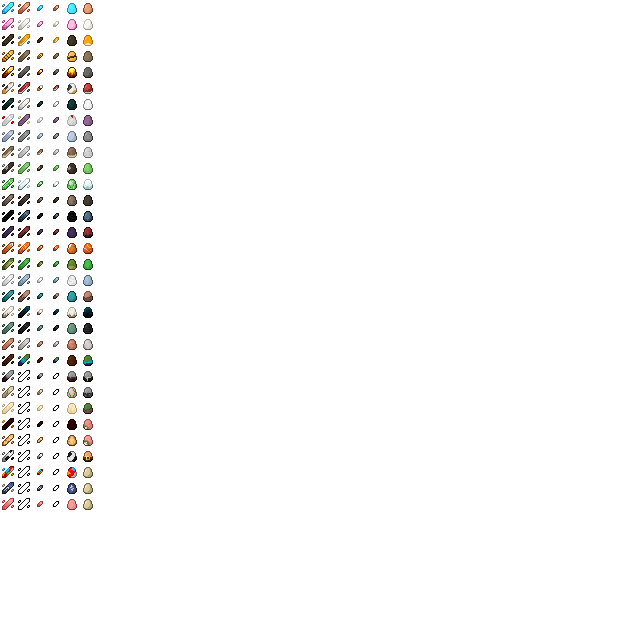
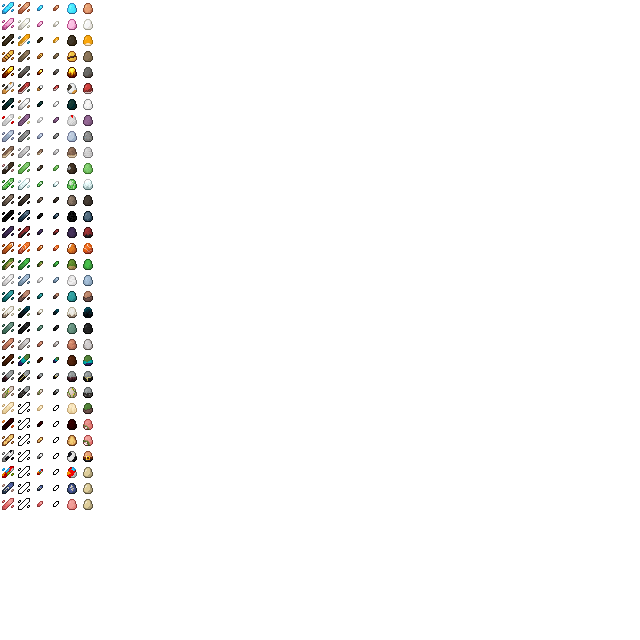
Comparing the layer stacks of the two w=640, h=640 images. Changes:
painted on "small shards" over (53, 373, 59, 395)
painted on "shards" over (18, 370, 30, 398)
